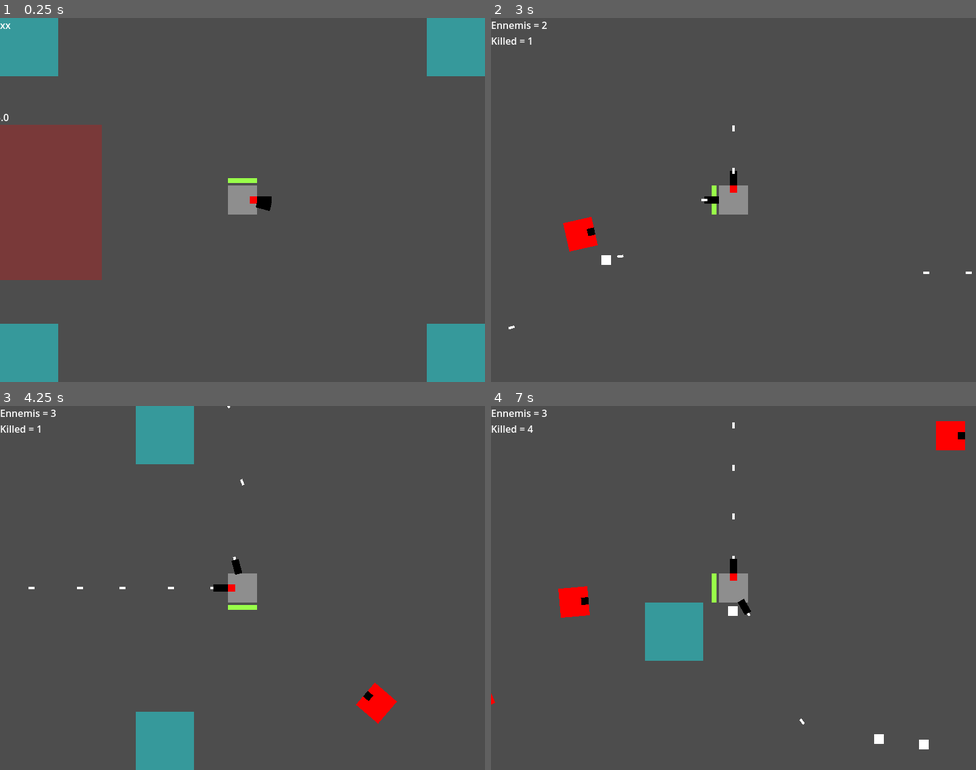
Above: before the commit, frames 1-4 (two rows, left to right).
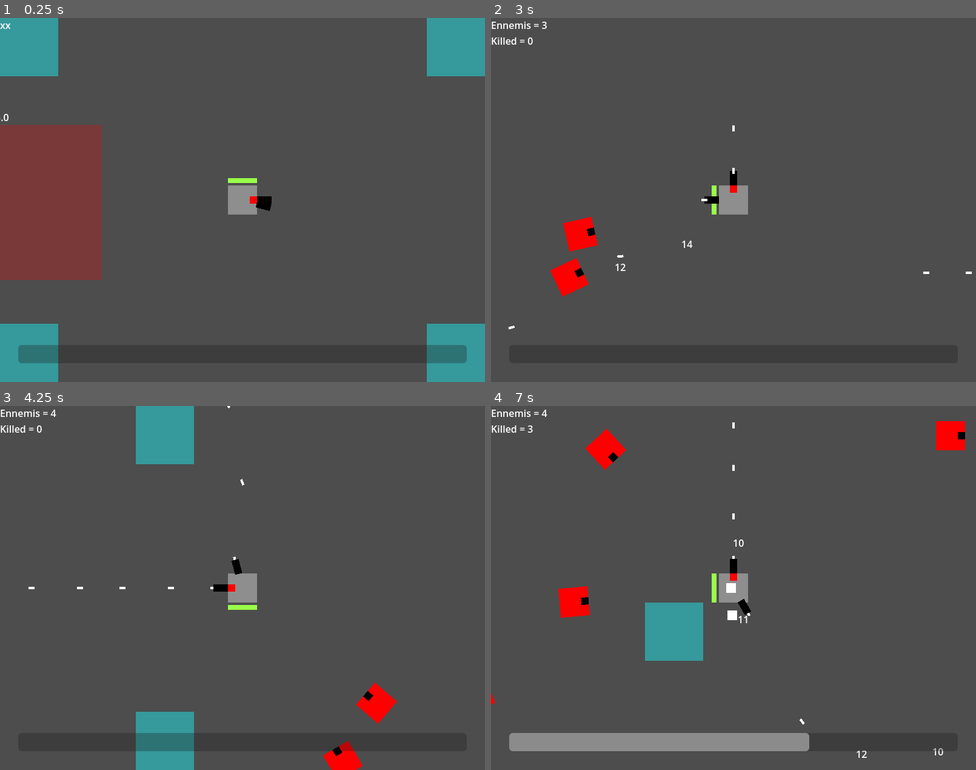
Above: after the commit, the same moments.

Repository: ToastedBrains/overloaded
Game: Godot game, scene res://src/main.tscn
Two runs of this game, one before a commit and one after it. Both use one fixed random seed, a clock stepped at 60 frames per second and the inputs below.
Inputs (mouse positions are in pixels of both pictures, inside the frame that each line leads up to):
- Up to frame 1 (0.25 s): no input
- Up to frame 2 (3 s): move the mouse to (840, 181) at 0.52 s; hold Right (ui_right) 0.53-1.28 s; click (840, 181) at 0.67 s; move the mouse to (636, 218) at 1.27 s; hold Down (ui_down) 1.28-2.03 s; click (636, 218) at 1.42 s; move the mouse to (782, 119) at 2.02 s; hold Right (ui_right) 2.03-2.78 s; click (782, 119) at 2.17 s; move the mouse to (709, 272) at 2.77 s; hold Up (ui_up) from 2.78 s (still down); click (709, 272) at 2.92 s
- Up to frame 3 (4.25 s): move the mouse to (388, 642) at 3.52 s; release Up (ui_up) at 3.53 s; hold Left (ui_left) from 3.53 s (still down); click (388, 642) at 3.67 s
- Up to frame 4 (7 s): move the mouse to (588, 533) at 4.27 s; click (588, 533) at 4.42 s; move the mouse to (757, 588) at 5.02 s; release Left (ui_left) at 5.03 s; hold Down (ui_down) 5.03-5.78 s; click (757, 588) at 5.17 s; move the mouse to (660, 497) at 5.77 s; hold Right (ui_right) 5.78-6.53 s; click (660, 497) at 5.92 s; move the mouse to (840, 569) at 6.52 s; hold Up (ui_up) from 6.53 s (still down); click (840, 569) at 6.67 s

The runs differ from the first frame. In frame 1, 0.8% of the frame differs, in the area x 3-97%, y 89-95%; in frame 2, 0.6%; in frame 3, 1.0%; in frame 4, 3.9%, in the area x 3-94%, y 1-97%.
Error in both runs: Invalid access to property or key 'source' on a base object of type 'Array'. (res://src/global/debug.gd:11)

Commit message:
Exp gauge, damage pop, skill vars in global.

Diff:
--- a/project.godot
+++ b/project.godot
@@ -24,6 +24,7 @@
 
 window/size/viewport_width=800
 window/size/viewport_height=600
+window/stretch/mode="canvas_items"
 
 [physics]
 
--- a/src/collectibles/dna/dna.gd
+++ b/src/collectibles/dna/dna.gd
@@ -11,6 +11,7 @@
 
 func picked_up(picker):
 	target = picker
+	await get_tree().create_timer(0.5).timeout
 	Debug.print("DNA picked up")
 	emit_signal("collected")
-	#queue_free()
+	queue_free()
--- a/src/ennemies/ennemy/ennemy.gd
+++ b/src/ennemies/ennemy/ennemy.gd
@@ -2,13 +2,13 @@
 
 signal ennemy_down
 
-var life = 2
+var life = 30
 var speed = 200.0
 var target : Node2D
 var is_pushed = 0
 
 const DNA = preload("res://src/collectibles/dna/dna.tscn")
-
+const DMGTEXT = preload("res://src/ui/hud/messages/damage_pop.tscn")
 
 func die():
 	#Debug.print("A worm is dead")
@@ -29,8 +29,12 @@
 	move_and_slide()
 
 
-func take_damage():
-	life -= 1
+func take_damage(damage):
+	life -= damage
+	var new_dmgtext = DMGTEXT.instantiate()
+	new_dmgtext.global_position = global_position
+	new_dmgtext.set_damage_amount(damage)
+	get_parent().call_deferred("add_child", new_dmgtext)
 	if life <= 0:
 		die()
 		emit_signal("ennemy_down")
--- a/src/global/vars.gd
+++ b/src/global/vars.gd
@@ -2,3 +2,8 @@
 
 var zoom = 1.0
 var spawn_scale = Vector2.ZERO
+
+var skill_points = 0
+var exp = 0
+var exp_steps = [3]
+var next_exp_step = 3
--- a/src/levels/level_base/level_base.gd
+++ b/src/levels/level_base/level_base.gd
@@ -27,20 +27,6 @@
 		game_state = State.PAUSED
 
 
-
-
-
-
-
-
-
-
-
-
-
-
-
-
 func spawn():
 	var new_ennemi = ENNEMI.instantiate()
 	new_ennemi.target = %Player
@@ -49,6 +35,7 @@
 	new_ennemi.ennemy_down.connect(self._on_ennemy_down)
 	call_deferred("add_child", new_ennemi)
 	emit_signal("new_ennemi")
+
 
 func _on_spawn_timer_timeout():
 	spawn()
@@ -72,3 +59,13 @@
 func _on_skills_skills_modified():
 	Debug.print("Skills update")
 	%Player.update_skills(%Skills.skills)
+	%HUD.hide_skill_message()
+
+
+func _on_player_skill_point_earned():
+	%Skills.update_points()
+	%HUD.show_skill_message()
+
+
+func _on_player_exp_gained():
+	%HUD.update_xp()
--- a/src/levels/level_base/level_base.tscn
+++ b/src/levels/level_base/level_base.tscn
@@ -72,6 +72,8 @@
 visible = false
 
 [connection signal="new_ennemi" from="." to="." method="_on_new_ennemi"]
+[connection signal="exp_gained" from="Player" to="." method="_on_player_exp_gained"]
 [connection signal="player_health_exhausted" from="Player" to="." method="_on_player_player_health_exhausted"]
+[connection signal="skill_point_earned" from="Player" to="." method="_on_player_skill_point_earned"]
 [connection signal="timeout" from="SpawnTimer" to="." method="_on_spawn_timer_timeout"]
 [connection signal="skills_modified" from="Skills" to="." method="_on_skills_skills_modified"]
--- a/src/player/player.gd
+++ b/src/player/player.gd
@@ -1,14 +1,28 @@
 extends CharacterBody2D
 
 signal player_health_exhausted
+signal exp_gained
+signal skill_point_earned
 
 var speed = 600.0
-const HEALTH_MAX = 100.0
+var health_max = 100.0
 
-var health = HEALTH_MAX
+var health = health_max
 var input = Vector2.ZERO
-var exp = 0
-var exp_steps = [3]
+
+
+var skills = {
+		"health1" : false,
+		"health2" : false,
+		"health3" : false,
+		"health4" : false,
+		"health5" : false,
+		"speed1" : false,
+		"speed2" : false,
+		"speed3" : false,
+		"speed4" : false,
+		"speed5" : false,
+	}
 
 func _process(_delta):
 	%HealthBar.value = health
@@ -33,14 +47,36 @@
 func _on_collect_zone_area_entered(area):
 	if area.is_in_group("dna"):
 		area.picked_up(self)
-		exp += 1
-		if exp in exp_steps:
-			exp_steps.append(exp_steps.back() * 2)
-			Debug.print(exp_steps)
+		Vars.exp += 1
+		emit_signal("exp_gained")
+		if Vars.exp in Vars.exp_steps:
+		#if Vars.exp == Vars.next_exp_step:
+			Vars.skill_points += 1
+			emit_signal("skill_point_earned")
+			Vars.exp_steps.append(Vars.exp_steps.back() * 2)
+			#Vars.next_exp_step = Vars.next_exp_step * 2
+			#Debug.print(Vars.exp_steps)
 
 
 func update_skills(skills):
-	Debug.print(skills)
-	if skills["speed4"]:
-		Debug.print("Gotcha!")
-		speed *= 2
+	#Debug.print("Updating skills...")
+	for key in skills:
+		#Debug.print([key, skills[key]])
+		#Debug.print("----------------")
+		match key:
+			"health1":
+				if skills["health1"]:
+					#Debug.print("health1")
+					pass
+			"health2":
+				if skills["health2"]:
+					#Debug.print("health2")
+					pass
+			"speed1":
+				if skills["speed1"]:
+					#Debug.print("speed1")
+					pass
+			"speed2":
+				if skills["speed2"]:
+					#Debug.print("speed2")
+					pass
--- a/src/ui/Skills/skills.gd
+++ b/src/ui/Skills/skills.gd
@@ -2,18 +2,20 @@
 
 signal skills_modified
 
-var skill_points = 4
 var buttons = [TextureButton]
 var skills = {
-		"dmg1" : false,
-		"dmg2" : false,
-		"dmg3" : false,
-		"dmg5" : false,
+		"health1" : false,
+		"health2" : false,
+		"health3" : false,
+		"health4" : false,
+		"health5" : false,
 		"speed1" : false,
 		"speed2" : false,
 		"speed3" : false,
 		"speed4" : false,
+		"speed5" : false,
 	}
+
 
 func _ready():
 	buttons = get_tree().get_nodes_in_group("buttons")
@@ -21,6 +23,10 @@
 		b.pressed.connect(_on_skill_button_pressed.bind(b))
 	disable_buttons()
 
+
+func skill_point_gain():
+	Vars.skill_points +=1
+	update_points()
 
 func show_skills():
 	%CanvasLayer.show()
@@ -31,9 +37,9 @@
 
 
 func update_points():
-	%SkillPointsAvailable.text = str(skill_points)
 	disable_buttons()
 	read_buttons()
+	%SkillPointsAvailable.text = str(Vars.skill_points)
 
 
 func disable_buttons():
@@ -46,26 +52,26 @@
 				b.disabled = true
 				if b.button_pressed:
 					b.button_pressed = false
-					skill_points += 1
+					Vars.skill_points += 1
 
 
 func _on_skill_button_pressed(button):
 	if button.is_pressed():
-		if skill_points > 0:
-			skill_points -= 1
+		if Vars.skill_points > 0:
+			Vars.skill_points -= 1
 			var children = button.get_children()
 			for c in children:
 				c.disabled = false
 		else:
 			button.button_pressed = false
 	else:
-		skill_points += 1
+		Vars.skill_points += 1
 		var childs = button.get_children()
 		if childs.size() > 0:
 			for c in childs:
 				if c.is_pressed():
 					c.button_pressed = false
-					skill_points += 1
+					Vars.skill_points += 1
 	update_points()
 
 
@@ -77,10 +83,5 @@
 			var value = b.get_meta("value")
 			if value:
 				Debug.print(value)
-				match value:
-					"dmg1":
-						Debug.print("dmg1? BUG!!!")
-					"speed4":
-						Debug.print("Turn speed4 ON")
-						skills["speed4"] = true
+				skills[value] = true
 	emit_signal("skills_modified")
--- a/src/ui/Skills/skills.tscn
+++ b/src/ui/Skills/skills.tscn
@@ -25,102 +25,149 @@
 offset_right = 416.0
 offset_bottom = 87.0
 theme_override_font_sizes/font_size = 40
-text = "4"
+text = "0"
 
-[node name="ColorRect" type="ColorRect" parent="CanvasLayer"]
-offset_left = 537.545
-offset_top = 208.0
-offset_right = 785.545
-offset_bottom = 224.0
-rotation = 1.30492
-color = Color(0.109804, 0.109804, 0.109804, 1)
-
-[node name="ColorRect2" type="ColorRect" parent="CanvasLayer"]
-offset_left = 297.545
-offset_top = 160.0
-offset_right = 474.545
-offset_bottom = 176.0
-rotation = 1.30492
-color = Color(0.109804, 0.109804, 0.109804, 1)
-
-[node name="ColorRect3" type="ColorRect" parent="CanvasLayer"]
-offset_left = 249.545
-offset_top = 176.0
-offset_right = 426.545
-offset_bottom = 192.0
-rotation = 2.00869
-color = Color(0.109804, 0.109804, 0.109804, 1)
-
-[node name="A" type="TextureButton" parent="CanvasLayer" groups=["buttons"]]
-offset_left = 209.545
-offset_top = 128.0
-offset_right = 309.545
-offset_bottom = 228.0
+[node name="Speed1" type="TextureButton" parent="CanvasLayer" groups=["buttons"]]
+offset_left = 256.0
+offset_top = 64.0
+offset_right = 320.0
+offset_bottom = 128.0
 mouse_default_cursor_shape = 2
 toggle_mode = true
 texture_normal = ExtResource("1_ydce4")
 texture_pressed = ExtResource("2_asuav")
 texture_disabled = ExtResource("3_f73ce")
-metadata/value = "speed4"
+ignore_texture_size = true
+stretch_mode = 0
+metadata/value = "speed1"
 
-[node name="B" type="TextureButton" parent="CanvasLayer/A" groups=["buttons"]]
+[node name="Speed2" type="TextureButton" parent="CanvasLayer/Speed1" groups=["buttons"]]
 layout_mode = 0
-offset_left = -88.0
-offset_top = 136.0
-offset_right = 12.0
-offset_bottom = 236.0
+offset_top = 128.0
+offset_right = 64.0
+offset_bottom = 192.0
 mouse_default_cursor_shape = 2
 toggle_mode = true
 texture_normal = ExtResource("1_ydce4")
 texture_pressed = ExtResource("2_asuav")
 texture_disabled = ExtResource("3_f73ce")
+ignore_texture_size = true
+stretch_mode = 0
+metadata/value = "speed2"
 
-[node name="C" type="TextureButton" parent="CanvasLayer/A" groups=["buttons"]]
+[node name="Speed3" type="TextureButton" parent="CanvasLayer/Speed1/Speed2" groups=["buttons"]]
 layout_mode = 0
-offset_left = 88.0
-offset_top = 136.0
-offset_right = 188.0
-offset_bottom = 236.0
+offset_top = 128.0
+offset_right = 64.0
+offset_bottom = 192.0
 mouse_default_cursor_shape = 2
 toggle_mode = true
 texture_normal = ExtResource("1_ydce4")
 texture_pressed = ExtResource("2_asuav")
 texture_disabled = ExtResource("3_f73ce")
+ignore_texture_size = true
+stretch_mode = 0
+metadata/value = "speed3"
 
-[node name="E" type="TextureButton" parent="CanvasLayer" groups=["buttons"]]
-offset_left = 473.545
+[node name="Speed4" type="TextureButton" parent="CanvasLayer/Speed1/Speed2/Speed3" groups=["buttons"]]
+layout_mode = 0
 offset_top = 128.0
-offset_right = 573.545
-offset_bottom = 228.0
+offset_right = 64.0
+offset_bottom = 192.0
 mouse_default_cursor_shape = 2
 toggle_mode = true
 texture_normal = ExtResource("1_ydce4")
 texture_pressed = ExtResource("2_asuav")
 texture_disabled = ExtResource("3_f73ce")
+ignore_texture_size = true
+stretch_mode = 0
+metadata/value = "speed4"
 
-[node name="F" type="TextureButton" parent="CanvasLayer/E" groups=["buttons"]]
+[node name="Speed5" type="TextureButton" parent="CanvasLayer/Speed1/Speed2/Speed3" groups=["buttons"]]
 layout_mode = 0
-offset_left = 48.0
-offset_top = 144.0
-offset_right = 148.0
-offset_bottom = 244.0
+offset_left = -128.0
+offset_top = 128.0
+offset_right = -64.0
+offset_bottom = 192.0
 mouse_default_cursor_shape = 2
 toggle_mode = true
 texture_normal = ExtResource("1_ydce4")
 texture_pressed = ExtResource("2_asuav")
 texture_disabled = ExtResource("3_f73ce")
+ignore_texture_size = true
+stretch_mode = 0
+metadata/value = "speed5"
 
-[node name="G" type="TextureButton" parent="CanvasLayer/E/F" groups=["buttons"]]
-layout_mode = 0
-offset_left = 40.0
-offset_top = 152.0
-offset_right = 140.0
-offset_bottom = 252.0
+[node name="Health1" type="TextureButton" parent="CanvasLayer" groups=["buttons"]]
+offset_left = 448.0
+offset_top = 64.0
+offset_right = 512.0
+offset_bottom = 128.0
 mouse_default_cursor_shape = 2
 toggle_mode = true
 texture_normal = ExtResource("1_ydce4")
 texture_pressed = ExtResource("2_asuav")
 texture_disabled = ExtResource("3_f73ce")
+ignore_texture_size = true
+stretch_mode = 0
+metadata/value = "health1"
+
+[node name="Health2" type="TextureButton" parent="CanvasLayer/Health1" groups=["buttons"]]
+layout_mode = 0
+offset_top = 128.0
+offset_right = 64.0
+offset_bottom = 192.0
+mouse_default_cursor_shape = 2
+toggle_mode = true
+texture_normal = ExtResource("1_ydce4")
+texture_pressed = ExtResource("2_asuav")
+texture_disabled = ExtResource("3_f73ce")
+ignore_texture_size = true
+stretch_mode = 0
+metadata/value = "health2"
+
+[node name="Health3" type="TextureButton" parent="CanvasLayer/Health1/Health2" groups=["buttons"]]
+layout_mode = 0
+offset_top = 128.0
+offset_right = 64.0
+offset_bottom = 192.0
+mouse_default_cursor_shape = 2
+toggle_mode = true
+texture_normal = ExtResource("1_ydce4")
+texture_pressed = ExtResource("2_asuav")
+texture_disabled = ExtResource("3_f73ce")
+ignore_texture_size = true
+stretch_mode = 0
+metadata/value = "health3"
+
+[node name="Health4" type="TextureButton" parent="CanvasLayer/Health1/Health2/Health3" groups=["buttons"]]
+layout_mode = 0
+offset_top = 128.0
+offset_right = 64.0
+offset_bottom = 192.0
+mouse_default_cursor_shape = 2
+toggle_mode = true
+texture_normal = ExtResource("1_ydce4")
+texture_pressed = ExtResource("2_asuav")
+texture_disabled = ExtResource("3_f73ce")
+ignore_texture_size = true
+stretch_mode = 0
+metadata/value = "health4"
+
+[node name="Health5" type="TextureButton" parent="CanvasLayer/Health1/Health2/Health3" groups=["buttons"]]
+layout_mode = 0
+offset_left = 128.0
+offset_top = 128.0
+offset_right = 192.0
+offset_bottom = 192.0
+mouse_default_cursor_shape = 2
+toggle_mode = true
+texture_normal = ExtResource("1_ydce4")
+texture_pressed = ExtResource("2_asuav")
+texture_disabled = ExtResource("3_f73ce")
+ignore_texture_size = true
+stretch_mode = 0
+metadata/value = "health5"
 
 [node name="Label" type="Label" parent="CanvasLayer"]
 offset_left = 224.0
@@ -129,9 +176,13 @@
 offset_bottom = 191.0
 text = "SPEED x2"
 
-[connection signal="pressed" from="CanvasLayer/A" to="." method="_on_a_pressed"]
-[connection signal="pressed" from="CanvasLayer/A/B" to="." method="_on_b_pressed"]
-[connection signal="pressed" from="CanvasLayer/A/C" to="." method="_on_c_pressed"]
-[connection signal="pressed" from="CanvasLayer/E" to="." method="_on_c_pressed"]
-[connection signal="pressed" from="CanvasLayer/E/F" to="." method="_on_c_pressed"]
-[connection signal="pressed" from="CanvasLayer/E/F/G" to="." method="_on_c_pressed"]
+[connection signal="pressed" from="CanvasLayer/Speed1" to="." method="_on_a_pressed"]
+[connection signal="pressed" from="CanvasLayer/Speed1/Speed2" to="." method="_on_b_pressed"]
+[connection signal="pressed" from="CanvasLayer/Speed1/Speed2/Speed3" to="." method="_on_c_pressed"]
+[connection signal="pressed" from="CanvasLayer/Speed1/Speed2/Speed3/Speed4" to="." method="_on_c_pressed"]
+[connection signal="pressed" from="CanvasLayer/Speed1/Speed2/Speed3/Speed5" to="." method="_on_c_pressed"]
+[connection signal="pressed" from="CanvasLayer/Health1" to="." method="_on_c_pressed"]
+[connection signal="pressed" from="CanvasLayer/Health1/Health2" to="." method="_on_c_pressed"]
+[connection signal="pressed" from="CanvasLayer/Health1/Health2/Health3" to="." method="_on_c_pressed"]
+[connection signal="pressed" from="CanvasLayer/Health1/Health2/Health3/Health4" to="." method="_on_c_pressed"]
+[connection signal="pressed" from="CanvasLayer/Health1/Health2/Health3/Health5" to="." method="_on_c_pressed"]
--- a/src/ui/hud/hud.gd
+++ b/src/ui/hud/hud.gd
@@ -1,4 +1,30 @@
 extends CanvasLayer
+
+var exp_full = false
+var last_exp_step = 0
+
+
+#func _process(_delta):
+	#update_xp()
+
+
+func show_skill_message():
+	%NewSkill.show()
+
+
+func hide_skill_message():
+	%NewSkill.hide()
+
+
+func update_xp():
+	#Debug.print(%ExpBar.value)
+	if Vars.exp_steps.size() > 1:
+		last_exp_step = Vars.exp_steps[-2]
+	#Debug.print(last_exp_step)
+	%ExpBar.min_value = last_exp_step
+	%ExpBar.max_value = Vars.exp_steps.back()
+	%ExpBar.value = Vars.exp
+
 
 func update_debug(ennemis, killed):
 	%Debug.text = "Ennemis = {ennemis}\nKilled = {killed}\n".format({
--- a/src/ui/hud/hud.tscn
+++ b/src/ui/hud/hud.tscn
@@ -1,6 +1,43 @@
-[gd_scene load_steps=2 format=3 uid="uid://cqrv6ncxrirb1"]
+[gd_scene load_steps=5 format=3 uid="uid://cqrv6ncxrirb1"]
 
 [ext_resource type="Script" path="res://src/ui/hud/hud.gd" id="1_fj616"]
+
+[sub_resource type="Animation" id="Animation_q33d2"]
+resource_name = "blink"
+loop_mode = 1
+tracks/0/type = "value"
+tracks/0/imported = false
+tracks/0/enabled = true
+tracks/0/path = NodePath("NewSkill:theme_override_colors/font_color")
+tracks/0/interp = 1
+tracks/0/loop_wrap = true
+tracks/0/keys = {
+"times": PackedFloat32Array(0, 1),
+"transitions": PackedFloat32Array(1, 1),
+"update": 0,
+"values": [Color(0.905882, 0.882353, 0, 1), Color(0.905882, 0.882353, 0, 0)]
+}
+
+[sub_resource type="Animation" id="Animation_7hy4x"]
+length = 0.001
+tracks/0/type = "value"
+tracks/0/imported = false
+tracks/0/enabled = true
+tracks/0/path = NodePath("NewSkill:theme_override_colors/font_color")
+tracks/0/interp = 1
+tracks/0/loop_wrap = true
+tracks/0/keys = {
+"times": PackedFloat32Array(0),
+"transitions": PackedFloat32Array(1),
+"update": 0,
+"values": [Color(0.905882, 0.882353, 0, 1)]
+}
+
+[sub_resource type="AnimationLibrary" id="AnimationLibrary_4now2"]
+_data = {
+"RESET": SubResource("Animation_7hy4x"),
+"blink": SubResource("Animation_q33d2")
+}
 
 [node name="HUD" type="CanvasLayer"]
 script = ExtResource("1_fj616")
@@ -25,3 +62,28 @@
 unique_name_in_owner = true
 layout_mode = 2
 text = "xx"
+
+[node name="NewSkill" type="Label" parent="."]
+unique_name_in_owner = true
+visible = false
+offset_left = 601.0
+offset_top = 509.0
+offset_right = 771.0
+offset_bottom = 532.0
+theme_override_colors/font_color = Color(0.905882, 0.882353, 0, 1)
+text = "Skills points available!"
+
+[node name="ExpBar" type="ProgressBar" parent="."]
+unique_name_in_owner = true
+offset_left = 30.0
+offset_top = 539.0
+offset_right = 770.0
+offset_bottom = 569.0
+max_value = 3.0
+show_percentage = false
+
+[node name="AnimationPlayer" type="AnimationPlayer" parent="."]
+libraries = {
+"": SubResource("AnimationLibrary_4now2")
+}
+autoplay = "blink"
--- /dev/null
+++ b/src/ui/hud/messages/damage_pop.gd
@@ -0,0 +1,8 @@
+extends Label
+
+func _ready():
+	await get_tree().create_timer(0.75).timeout
+	queue_free()
+
+func set_damage_amount(value):
+	text = str(value)
--- /dev/null
+++ b/src/ui/hud/messages/damage_pop.tscn
@@ -0,0 +1,103 @@
+[gd_scene load_steps=5 format=3 uid="uid://ccenoww8iqhvx"]
+
+[ext_resource type="Script" path="res://src/ui/hud/messages/damage_pop.gd" id="1_47qsi"]
+
+[sub_resource type="Animation" id="Animation_jbv8p"]
+resource_name = "damageText"
+length = 0.75
+tracks/0/type = "value"
+tracks/0/imported = false
+tracks/0/enabled = true
+tracks/0/path = NodePath(".:position")
+tracks/0/interp = 1
+tracks/0/loop_wrap = true
+tracks/0/keys = {
+"times": PackedFloat32Array(0, 0.5),
+"transitions": PackedFloat32Array(1, 1),
+"update": 0,
+"values": [Vector2(-24, -20), Vector2(-24, -64)]
+}
+tracks/1/type = "value"
+tracks/1/imported = false
+tracks/1/enabled = true
+tracks/1/path = NodePath(".:scale")
+tracks/1/interp = 1
+tracks/1/loop_wrap = true
+tracks/1/keys = {
+"times": PackedFloat32Array(0, 0.5),
+"transitions": PackedFloat32Array(1, 1),
+"update": 0,
+"values": [Vector2(1, 1), Vector2(1.5, 1.5)]
+}
+tracks/2/type = "value"
+tracks/2/imported = false
+tracks/2/enabled = true
+tracks/2/path = NodePath(".:modulate")
+tracks/2/interp = 1
+tracks/2/loop_wrap = true
+tracks/2/keys = {
+"times": PackedFloat32Array(0, 0.7),
+"transitions": PackedFloat32Array(1, 1),
+"update": 0,
+"values": [Color(1, 1, 1, 1), Color(1, 1, 1, 0)]
+}
+
+[sub_resource type="Animation" id="Animation_85qiq"]
+length = 0.001
+tracks/0/type = "value"
+tracks/0/imported = false
+tracks/0/enabled = true
+tracks/0/path = NodePath(".:position")
+tracks/0/interp = 1
+tracks/0/loop_wrap = true
+tracks/0/keys = {
+"times": PackedFloat32Array(0),
+"transitions": PackedFloat32Array(1),
+"update": 0,
+"values": [Vector2(-24, -20)]
+}
+tracks/1/type = "value"
+tracks/1/imported = false
+tracks/1/enabled = true
+tracks/1/path = NodePath(".:scale")
+tracks/1/interp = 1
+tracks/1/loop_wrap = true
+tracks/1/keys = {
+"times": PackedFloat32Array(0),
+"transitions": PackedFloat32Array(1),
+"update": 0,
+"values": [Vector2(1, 1)]
+}
+tracks/2/type = "value"
+tracks/2/imported = false
+tracks/2/enabled = true
+tracks/2/path = NodePath(".:modulate")
+tracks/2/interp = 1
+tracks/2/loop_wrap = true
+tracks/2/keys = {
+"times": PackedFloat32Array(0),
+"transitions": PackedFloat32Array(1),
+"update": 0,
+"values": [Color(1, 1, 1, 1)]
+}
+
+[sub_resource type="AnimationLibrary" id="AnimationLibrary_rv4tg"]
+_data = {
+"RESET": SubResource("Animation_85qiq"),
+"damageText": SubResource("Animation_jbv8p")
+}
+
+[node name="DamagePop" type="Label"]
+offset_left = -24.0
+offset_top = -20.0
+offset_right = 24.0
+offset_bottom = 5.0
+pivot_offset = Vector2(24, 0)
+text = "00"
+horizontal_alignment = 1
+script = ExtResource("1_47qsi")
+
+[node name="AnimationPlayer" type="AnimationPlayer" parent="."]
+libraries = {
+"": SubResource("AnimationLibrary_rv4tg")
+}
--- a/src/weapons/bullet/bullet.gd
+++ b/src/weapons/bullet/bullet.gd
@@ -1,21 +1,22 @@
 extends Area2D
 
-const SPEED = 1200.0
-const SCOPE = 3000
-const IMPACT = 20.0
-var distance = 0
+var base_damage = 10.0
+var max_random_damage = 4
+var speed = 1200.0
+var scope = 3000
+var impact = 20.0
+var travelled_distance = 0
 
 func _process(delta):
 	var direction = Vector2.from_angle(global_rotation)
-	position += direction * SPEED * delta
-	distance += SPEED * delta
-	if distance > SCOPE:
+	position += direction * speed * delta
+	travelled_distance += speed * delta
+	if travelled_distance > scope:
 		queue_free()
 
 
 func _on_body_entered(body):
 	if body.has_method("take_damage"):
-		#queue_free()
-		body.take_damage()
+		body.take_damage(base_damage + randi_range(0, max_random_damage))
 	if body.has_method("get_pushed"):
-		body.get_pushed(Vector2.from_angle(global_rotation), IMPACT)
+		body.get_pushed(Vector2.from_angle(global_rotation), impact)
